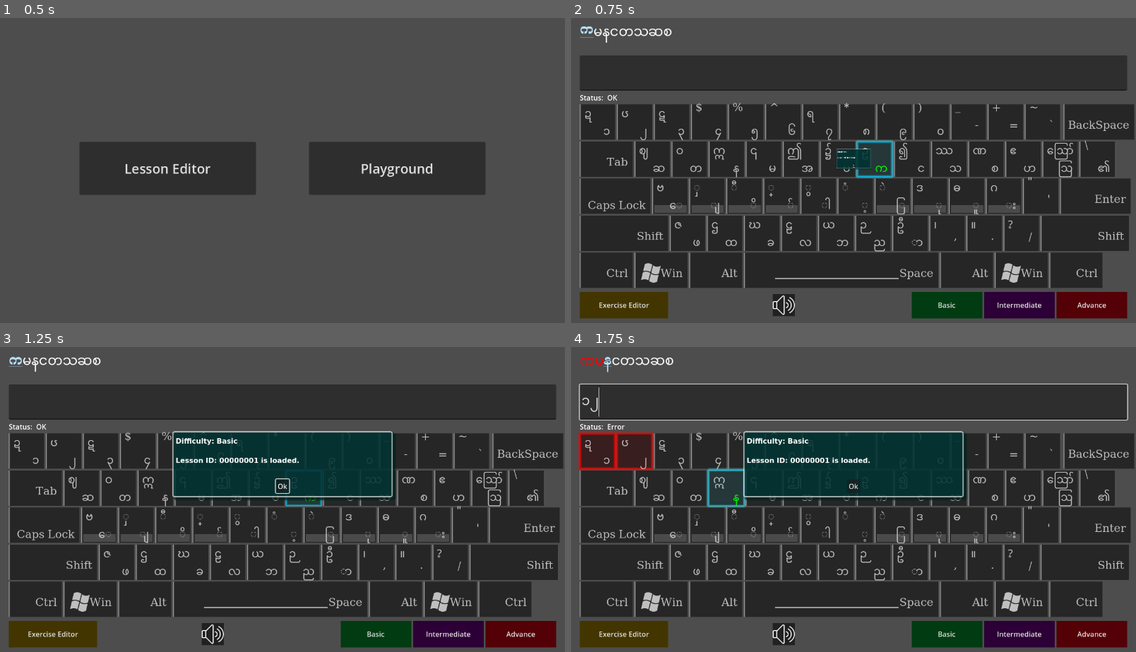
Above: before the commit, frames 1-4 (two rows, left to right).
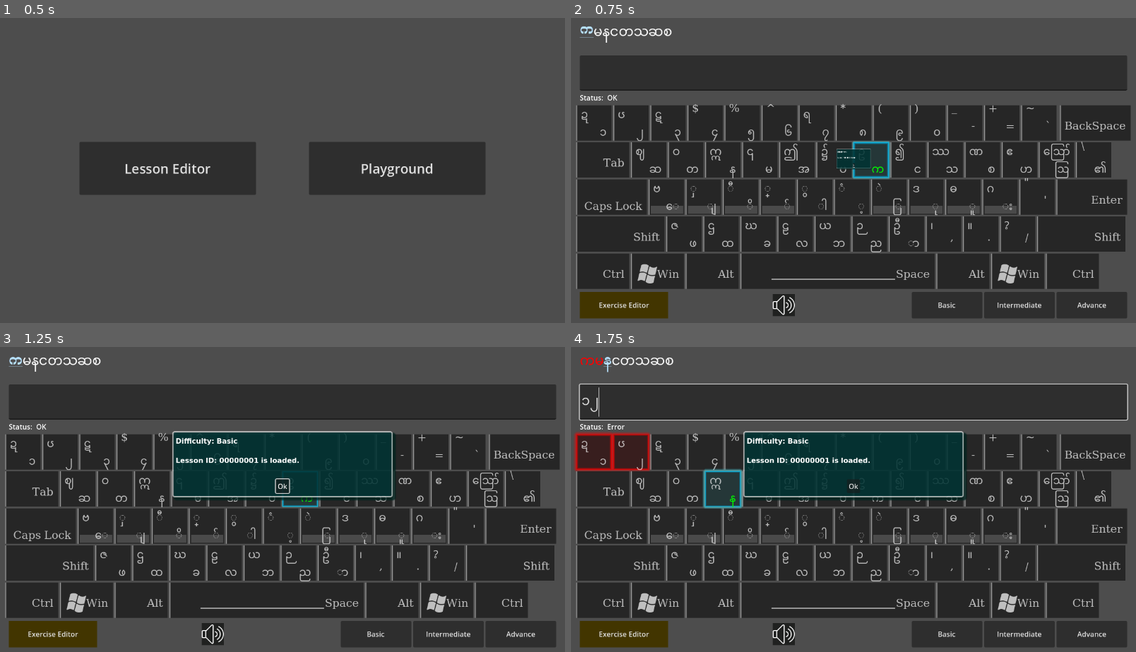
Above: after the commit, the same moments.

Repository: stmSi/Ultimate-Myanmar-Typing-Wizard
Game: Godot game, scene res://src/main.tscn
Same seed, same stepped clock (60 frames per second), same inputs: the game is played once before the commit and once after it.
Inputs (mouse positions are in pixels of both pictures, inside the frame that each line leads up to):
- Up to frame 1 (0.5 s): no input
- Up to frame 2 (0.75 s): click "Playground" at 0.5 s
- Up to frame 3 (1.25 s): no input
- Up to frame 4 (1.75 s): click (853, 401) at 1.27 s; type "12" at 1.35 s

Frame 1 is identical in both runs. In frame 2, 18% of the frame differs, in the area x 0-100%, y 27-99%; in frame 3, 15%; in frame 4, 16%.

Commit message:
Fix: Keyboard to response to Screen Size Changes

Diff:
--- a/src/Keyboard/keyboard.tscn
+++ b/src/Keyboard/keyboard.tscn
@@ -81,19 +81,19 @@
 editor_description = "KeyButtons will automatically Fill the all the Keys.
 Check \"populate.gd\""
 layout_mode = 3
+anchors_preset = 0
+pivot_offset = Vector2(0, -3)
+size_flags_horizontal = 0
+size_flags_vertical = 0
+script = ExtResource("1_ceo6d")
+
+[node name="VBoxContainer" type="VBoxContainer" parent="."]
+layout_mode = 1
 anchors_preset = 15
 anchor_right = 1.0
 anchor_bottom = 1.0
 grow_horizontal = 2
 grow_vertical = 2
-size_flags_horizontal = 0
-size_flags_vertical = 0
-script = ExtResource("1_ceo6d")
-
-[node name="VBoxContainer" type="VBoxContainer" parent="."]
-layout_mode = 1
-offset_right = 408.0
-offset_bottom = 332.0
 alignment = 1
 
 [node name="1234567890" type="HBoxContainer" parent="VBoxContainer"]
@@ -254,7 +254,6 @@
 theme_override_styles/panel = SubResource("StyleBoxFlat_axx0v")
 
 [node name="ShiftChar" parent="VBoxContainer/ctrl_win_alt_space_alt_win_menu_ctrl/space/Panel" index="1"]
-modulate = Color(1, 1, 1, 0.705882)
 anchors_preset = 3
 anchor_left = 1.0
 anchor_top = 1.0
--- a/src/Playground/Playground.tscn
+++ b/src/Playground/Playground.tscn
@@ -75,33 +75,6 @@
 	mute = not mute # toggle
 
 "
-
-[sub_resource type="StyleBoxFlat" id="StyleBoxFlat_bbgn2"]
-bg_color = Color(0, 0.231373, 0.0666667, 1)
-
-[sub_resource type="StyleBoxFlat" id="StyleBoxFlat_yuvlk"]
-bg_color = Color(0.0588235, 0.345098, 0.0431373, 1)
-
-[sub_resource type="StyleBoxFlat" id="StyleBoxFlat_lcide"]
-bg_color = Color(0.0509804, 0.105882, 0.0509804, 1)
-
-[sub_resource type="StyleBoxFlat" id="StyleBoxFlat_1bqxu"]
-bg_color = Color(0.172549, 0, 0.211765, 1)
-
-[sub_resource type="StyleBoxFlat" id="StyleBoxFlat_arsqb"]
-bg_color = Color(0.462745, 0, 0.498039, 1)
-
-[sub_resource type="StyleBoxFlat" id="StyleBoxFlat_a7740"]
-bg_color = Color(0.0705882, 0.137255, 0.0705882, 1)
-
-[sub_resource type="StyleBoxFlat" id="StyleBoxFlat_7suty"]
-bg_color = Color(0.32549, 0, 0.027451, 1)
-
-[sub_resource type="StyleBoxFlat" id="StyleBoxFlat_wyqg3"]
-bg_color = Color(0.537255, 0, 0.0705882, 1)
-
-[sub_resource type="StyleBoxFlat" id="StyleBoxFlat_2qyqt"]
-bg_color = Color(0.192157, 0, 0.0117647, 1)
 
 [sub_resource type="GDScript" id="GDScript_7njul"]
 script/source = "extends AudioStreamPlayer
@@ -212,10 +185,14 @@
 layout_mode = 2
 text = "Ok"
 
-[node name="Keyboard" parent="MarginContainer/VBoxContainer" instance=ExtResource("5_3d5ha")]
-layout_mode = 2
-size_flags_horizontal = 1
+[node name="HBoxContainer3" type="HBoxContainer" parent="MarginContainer/VBoxContainer"]
+layout_mode = 2
 size_flags_vertical = 3
+
+[node name="Keyboard" parent="MarginContainer/VBoxContainer/HBoxContainer3" instance=ExtResource("5_3d5ha")]
+layout_mode = 2
+size_flags_horizontal = 6
+size_flags_vertical = 1
 
 [node name="HBoxContainer2" type="HBoxContainer" parent="MarginContainer/VBoxContainer"]
 layout_mode = 2
@@ -245,25 +222,16 @@
 [node name="BasicBtn" type="Button" parent="MarginContainer/VBoxContainer/HBoxContainer2/HBoxContainer"]
 custom_minimum_size = Vector2(160, 0)
 layout_mode = 2
-theme_override_styles/normal = SubResource("StyleBoxFlat_bbgn2")
-theme_override_styles/hover = SubResource("StyleBoxFlat_yuvlk")
-theme_override_styles/pressed = SubResource("StyleBoxFlat_lcide")
 text = "Basic"
 
 [node name="IntermediateBtn" type="Button" parent="MarginContainer/VBoxContainer/HBoxContainer2/HBoxContainer"]
 custom_minimum_size = Vector2(160, 0)
 layout_mode = 2
-theme_override_styles/normal = SubResource("StyleBoxFlat_1bqxu")
-theme_override_styles/hover = SubResource("StyleBoxFlat_arsqb")
-theme_override_styles/pressed = SubResource("StyleBoxFlat_a7740")
 text = "Intermediate"
 
 [node name="AdvancedBtn" type="Button" parent="MarginContainer/VBoxContainer/HBoxContainer2/HBoxContainer"]
 custom_minimum_size = Vector2(160, 0)
 layout_mode = 2
-theme_override_styles/normal = SubResource("StyleBoxFlat_7suty")
-theme_override_styles/hover = SubResource("StyleBoxFlat_wyqg3")
-theme_override_styles/pressed = SubResource("StyleBoxFlat_2qyqt")
 text = "Advance"
 
 [node name="MessagePopup" parent="." instance=ExtResource("7_gemiv")]
Binary file changed: screenshots/ExerciseEditor.png
Binary file changed: screenshots/Playground.png
Not shown: 1 places in src/Playground/Playground.tscn that only renumber resources
Not shown, changed: README.md
